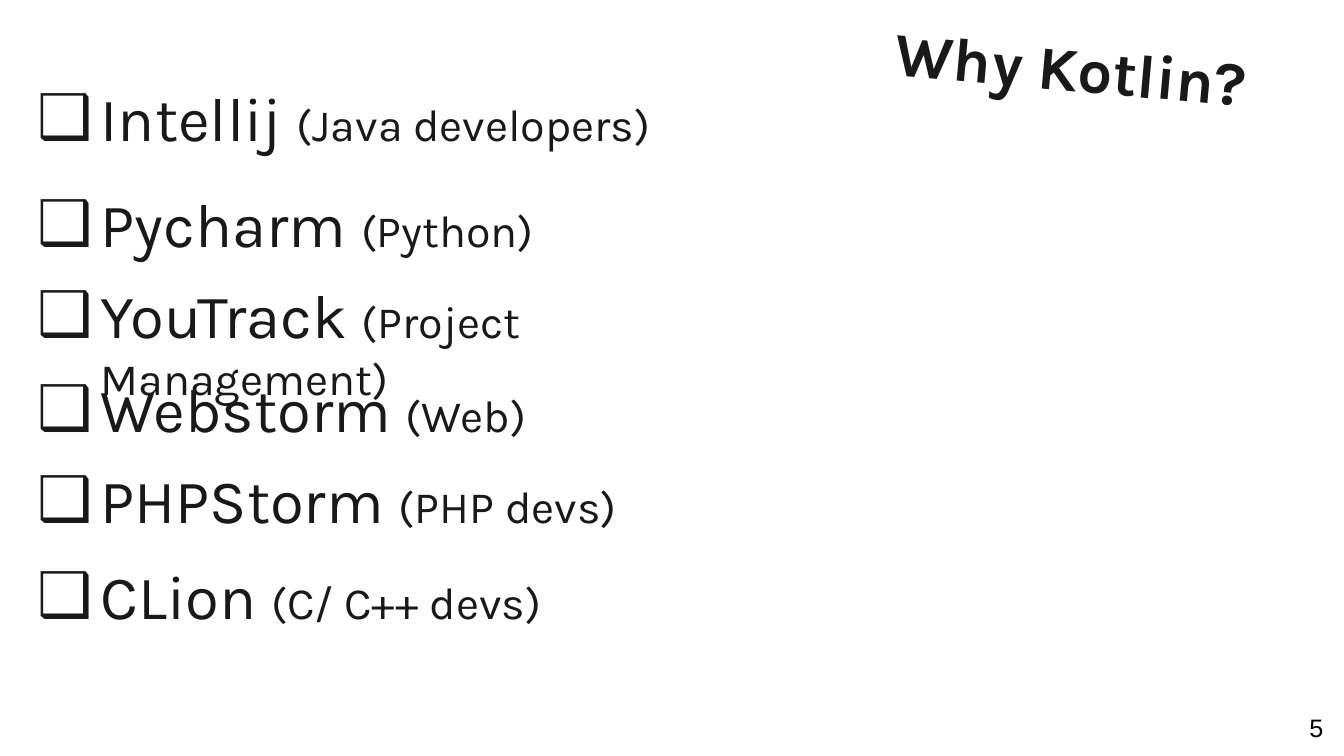
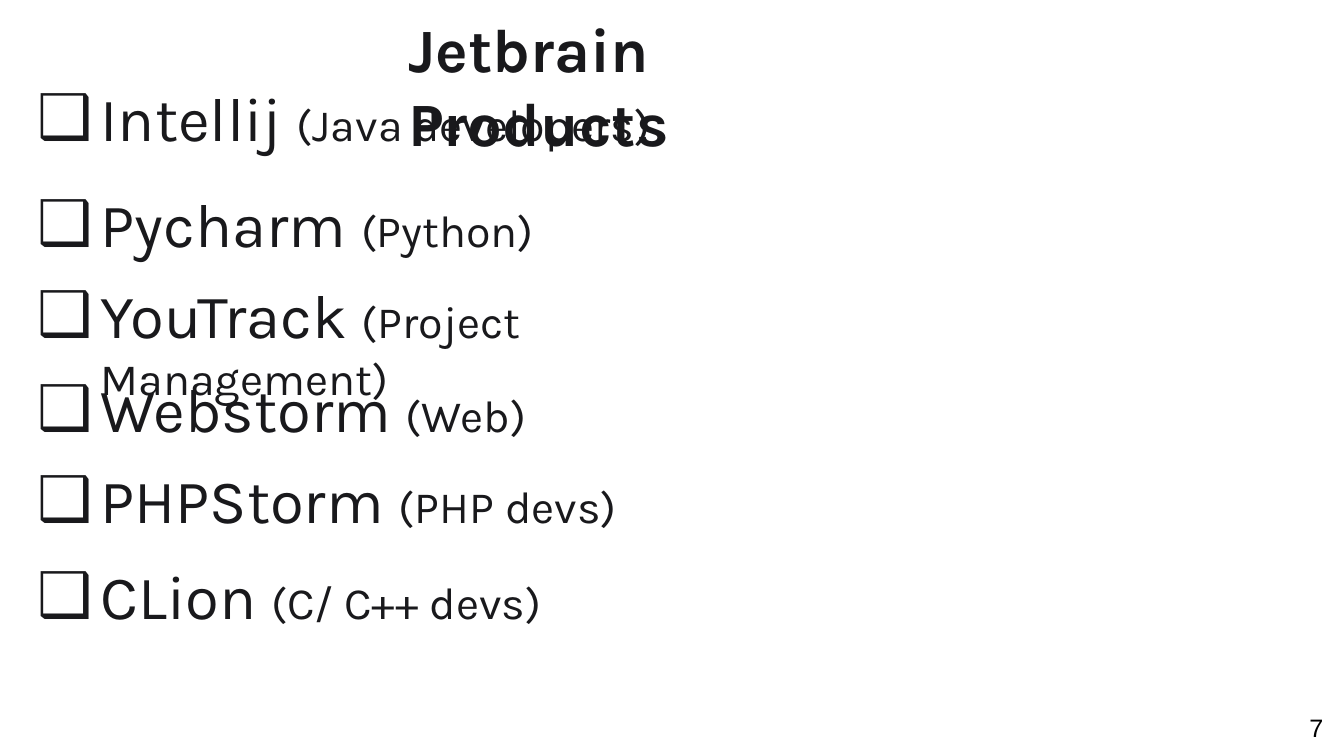
Before and after one commit to Egovictorc/dit, a slide deck: slide 7 of SUM_2025/Advanced_Programming/Kotlin_Java_Replacement_in_Android.pptx (slide 5 before the commit). Drawn at 1344x756 pixels with LibreOffice and Linux fonts; fonts in the diff are those of the drawing; background and template pictures are left out. Boxes give left, top, right and bottom in pixels: in the first picture for what was removed or moved away, otherwise in the second. Text is boxed around its words. In the diff, an @@ line names an element or a change of style, - is before the commit and + after.

```diff
--- a/SUM_2025/Advanced_Programming/Kotlin_Java_Replacement_in_Android.pptx
+++ b/SUM_2025/Advanced_Programming/Kotlin_Java_Replacement_in_Android.pptx
@@ text added at (x1=408, y1=28, x2=668, y2=152), 44 pt, text #19191C, bold @@
+Jetbrain Products
@@ text removed at (x1=894, y1=35, x2=1245, y2=105) @@
-Why Kotlin?
@@ page number at (x1=1309, y1=719, x2=1323, y2=737): text changed @@
-5
+7
```
Also in this commit, not shown: 4 other slides changed, 4 slides added, 1 slide removed, 9 other files.
